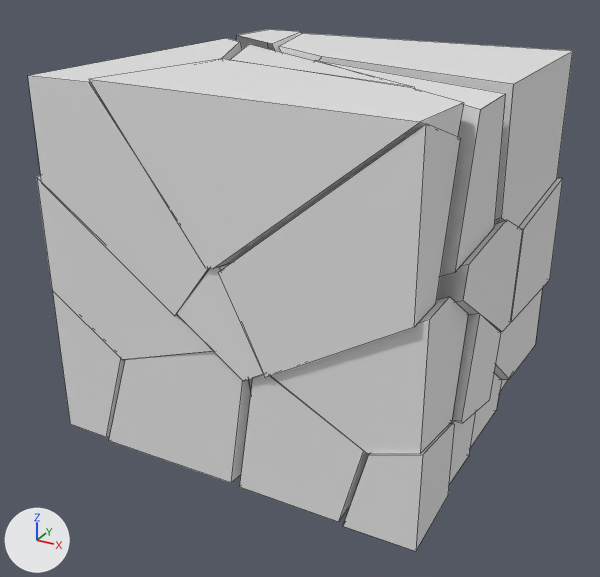
A saved change to the FBX model Assets/DwarvenIndustry/Prefabs/Pieces/Test/CubePiece_Worn.fbx.
Both versions are drawn from a 50 mm lens placed at (1.033, -1.961, 0.812), pointed at (-0.004, -0.077, -0.13). Arrows for +X, +Y and +Z are at lower left; the lights stay in place. Mesh edges are drawn as thin lines. Where no turn or scale is listed for an object, it has been applied to the vertices. Vertices at the same position are counted once.

In view in the first picture: 'CubePiece_Worn'.
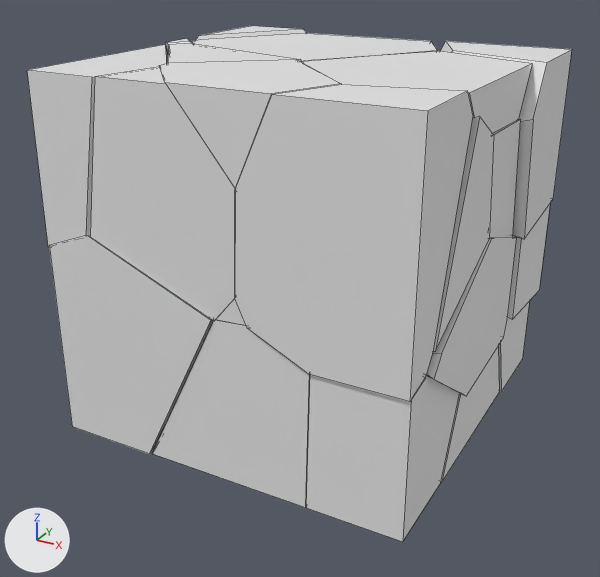
Where the change shows, as pixel boxes [x1, y1, x2, y2] in the pictures (600 x 577 px):
'CubePiece_Worn', reshaped
    before: [28, 29, 573, 551]
    after: [27, 26, 572, 542]
part 1 of me_cubepiece_worn, rebuilt
    before: [109, 351, 251, 483]
    after: [152, 320, 310, 507]
part 2 of me_cubepiece_worn, rebuilt
    before: [236, 29, 302, 52]
    after: [192, 33, 437, 61]
part 3 of me_cubepiece_worn, rebuilt (not visible afterwards)
    before: [37, 175, 213, 360]
part 4 of me_cubepiece_worn, rebuilt
    before: [177, 263, 264, 381]
    after: [216, 299, 246, 325]
part 5 of me_cubepiece_worn, rebuilt (not visible afterwards)
    before: [499, 379, 508, 393]
part 6 of me_cubepiece_worn, rebuilt
    before: [279, 33, 573, 227]
    after: [441, 41, 572, 239]
part 7 of me_cubepiece_worn, rebuilt
    before: [28, 38, 242, 316]
    after: [166, 38, 192, 56]
part 8 of me_cubepiece_worn, rebuilt
    before: [89, 58, 464, 269]
    after: [159, 59, 341, 188]
part 9 of me_cubepiece_worn, rebuilt (42% taller)
    before: [437, 220, 523, 332]
    after: [427, 237, 517, 396]
part 10 of me_cubepiece_worn, rebuilt
    before: [240, 375, 369, 522]
    after: [306, 375, 459, 542]
part 11 of me_cubepiece_worn, rebuilt (not visible afterwards)
    before: [494, 289, 542, 379]
part 12 of me_cubepiece_worn, rebuilt
    before: [470, 373, 501, 448]
    after: [441, 347, 499, 482]
part 13 of me_cubepiece_worn, rebuilt
    before: [510, 178, 563, 322]
    after: [508, 204, 550, 319]
part 14 of me_cubepiece_worn, rebuilt (25% taller)
    before: [218, 124, 461, 378]
    after: [235, 84, 473, 402]
part 15 of me_cubepiece_worn, rebuilt
    before: [314, 60, 506, 277]
    after: [433, 116, 494, 352]
part 16 of me_cubepiece_worn, rebuilt
    before: [230, 44, 415, 89]
    after: [168, 43, 302, 63]
part 17 of me_cubepiece_worn, deleted
    before: [343, 423, 455, 551]
part 18 of me_cubepiece_worn, deleted
    before: [449, 412, 476, 484]
part 19 of me_cubepiece_worn, deleted
    before: [452, 314, 501, 423]
part 20 of me_cubepiece_worn, built on
    before: [53, 292, 468, 454]
    after: [27, 26, 532, 454]

Edits to the bpy script that builds the scene:
```text
Change me_cubepiece_worn:
    remove me_cubepiece_worn.from_pydata(...)  # 288 vertices, 191 faces, 6 loose edges; spans x -0.522..0.559, y -0.542..0.542, z -0.5..0.49
    add me_cubepiece_worn.from_pydata(...)  # 516 vertices, 322 faces; spans x -0.521..0.542, y -0.512..0.514, z -0.5..0.499
    me_cubepiece_worn part 1: the loose piece of 20 vertices spanning x -0.368..0.292, y -0.512..0.195, z -0.5..-0.122 is rebuilt with 27 vertices and now spans x -0.501..0.255, y -0.504..0.114, z -0.5..-0.04
    me_cubepiece_worn part 2: the loose piece of 16 vertices spanning x -0.473..0.252, y -0.232..0.537, z -0.162..0.488 is rebuilt with 16 vertices and now spans x -0.503..0.211, y -0.03..0.505, z 0.121..0.488
    me_cubepiece_worn part 3: the loose piece of 14 vertices spanning x -0.518..0.028, y -0.515..-0.032, z -0.242..0.288 is rebuilt with 14 vertices and now spans x -0.449..-0.046, y -0.351..-0.024, z -0.129..0.315
    me_cubepiece_worn part 4: the loose piece of 14 vertices spanning x -0.098..0.286, y -0.526..-0.055, z -0.178..0.14 is rebuilt with 27 vertices and now spans x -0.167..0.23, y -0.501..0.105, z -0.211..0.202
    me_cubepiece_worn part 5: the loose piece of 12 vertices spanning x -0.404..0.506, y -0.159..0.51, z -0.5..-0.215 is rebuilt with 14 vertices and now spans x -0.308..0.249, y -0.079..0.451, z -0.5..-0.27
    me_cubepiece_worn part 6: the loose piece of 12 vertices spanning x -0.332..0.54, y -0.073..0.535, z 0.032..0.483 is rebuilt with 16 vertices and now spans x 0.063..0.542, y 0.152..0.51, z 0.025..0.491
    me_cubepiece_worn part 7: the loose piece of 12 vertices spanning x -0.501..0.015, y -0.523..0.311, z -0.053..0.483 is rebuilt with 20 vertices and now spans x -0.513..0.029, y -0.122..0.286, z 0.011..0.496
    me_cubepiece_worn part 8: the loose piece of 12 vertices spanning x -0.305..0.507, y -0.542..-0.081, z 0.096..0.49 is rebuilt with 18 vertices and now spans x -0.265..0.239, y -0.503..-0.009, z 0.161..0.498
    me_cubepiece_worn part 9: the loose piece of 12 vertices spanning x 0.246..0.558, y -0.359..0.095, z -0.172..0.166 is rebuilt with 22 vertices and now spans x 0.164..0.522, y -0.42..0.189, z -0.289..0.109
    me_cubepiece_worn part 10: the loose piece of 12 vertices spanning x 0.061..0.4, y -0.512..-0.232, z -0.5..-0.144 is rebuilt with 16 vertices and now spans x 0.102..0.503, y -0.504..-0.054, z -0.5..-0.086
    me_cubepiece_worn part 11: the loose piece of 10 vertices spanning x -0.27..0.541, y -0.092..0.525, z -0.449..-0.135 is rebuilt with 22 vertices and now spans x -0.101..0.431, y -0.04..0.43, z -0.47..0.083
    me_cubepiece_worn part 12: the loose piece of 10 vertices spanning x 0.28..0.526, y -0.249..0.18, z -0.5..-0.235 is rebuilt with 14 vertices and now spans x 0.104..0.505, y -0.247..0.265, z -0.5..-0.211
    me_cubepiece_worn part 13: the loose piece of 10 vertices spanning x 0.063..0.557, y -0.075..0.542, z -0.22..0.112 is rebuilt with 12 vertices and now spans x 0.2..0.535, y 0.182..0.514, z -0.248..0.09
    me_cubepiece_worn part 14: the loose piece of 10 vertices spanning x 0.034..0.51, y -0.536..-0.242, z -0.151..0.48 is rebuilt with 18 vertices and now spans x 0.065..0.504, y -0.512..-0.201, z -0.119..0.499
    me_cubepiece_worn part 15: the loose piece of 10 vertices spanning x -0.118..0.538, y -0.366..0.092, z -0.054..0.477 is rebuilt with 12 vertices and now spans x 0.164..0.515, y -0.386..-0.059, z -0.097..0.436
    me_cubepiece_worn part 16: the loose piece of 8 vertices spanning x -0.39..0.41, y -0.288..0.298, z 0.039..0.477 is rebuilt with 16 vertices and now spans x -0.502..0.08, y -0.269..0.147, z 0.105..0.493
    me_cubepiece_worn part 17: the loose piece of 10 vertices spanning x 0.347..0.542, y -0.522..-0.285, z -0.5..-0.237 is deleted
    me_cubepiece_worn part 18: the loose piece of 10 vertices spanning x 0.284..0.529, y -0.317..-0.065, z -0.5..-0.291 is deleted
    me_cubepiece_worn part 19: the loose piece of 8 vertices spanning x 0.337..0.559, y -0.282..-0.022, z -0.34..-0.02 is deleted
    me_cubepiece_worn part 20: 40 vertices removed from x -0.522..0.533, y -0.516..0.497, z -0.5..0.084; 196 vertices added at x -0.521..0.51, y -0.509..0.512, z -0.5..0.498
```
